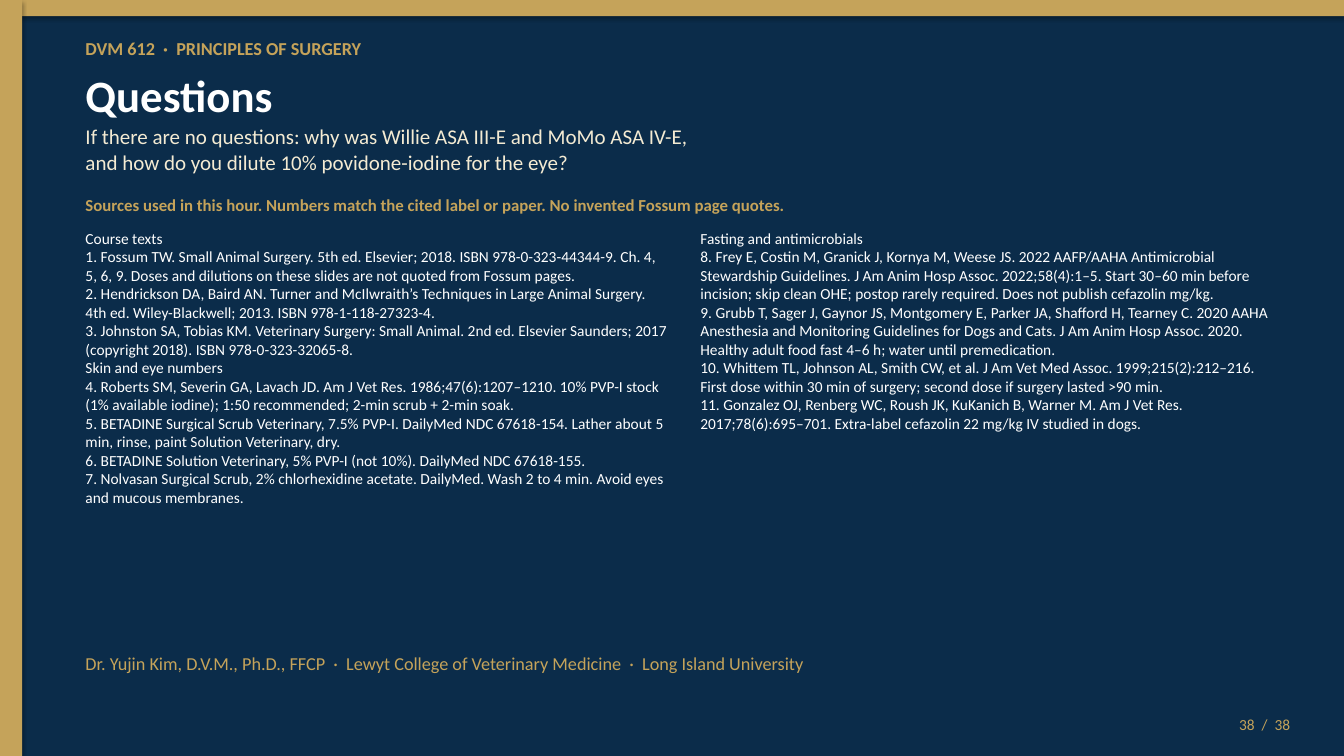
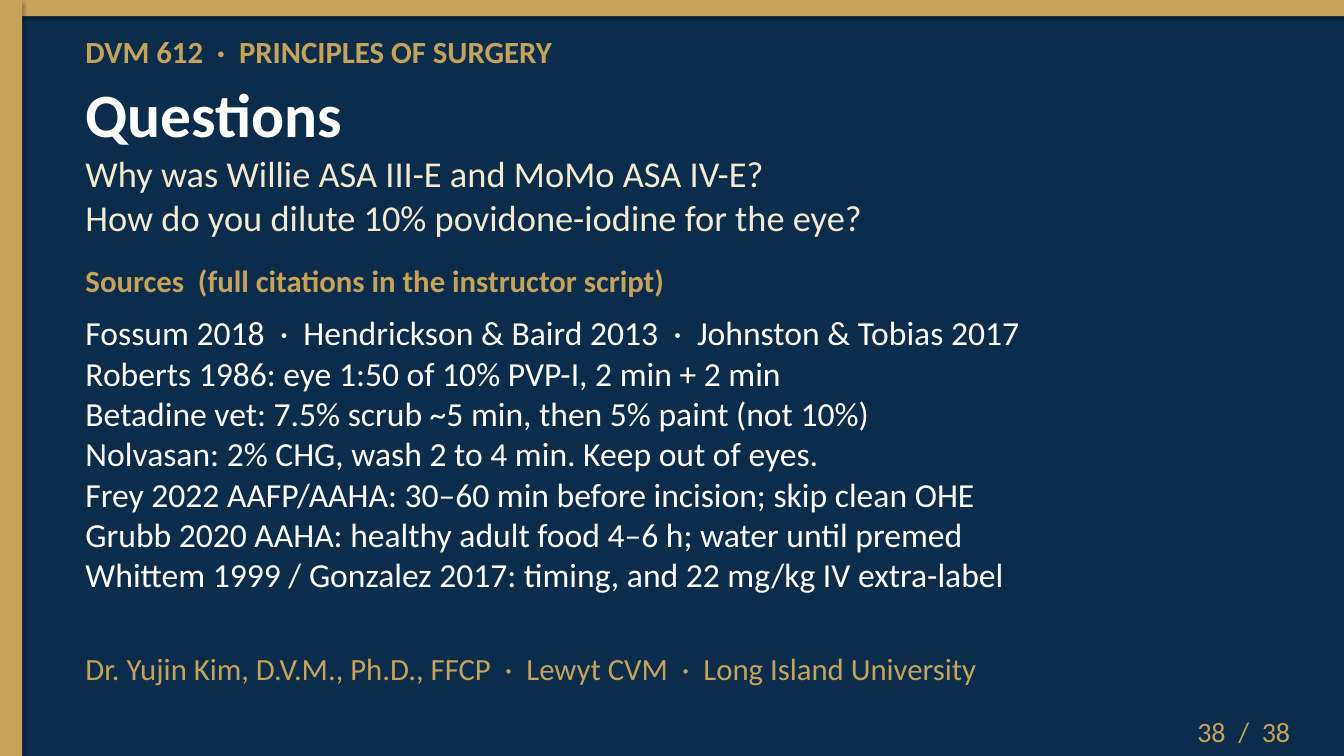
Before and after one commit to drkimvet/happycare, a slide deck: slide 38 of lectures/DVM-612_Week4_Preop_PatientPrep_Postop.pptx. Drawn at 1344x756 pixels with LibreOffice and Linux fonts; fonts in the diff are those of the drawing. Boxes give left, top, right and bottom in pixels: in the first picture for what was removed or moved away, otherwise in the second. Text is boxed around its words. In the diff, an @@ line names an element or a change of style, - is before the commit and + after.

```diff
--- a/lectures/DVM-612_Week4_Preop_PatientPrep_Postop.pptx
+++ b/lectures/DVM-612_Week4_Preop_PatientPrep_Postop.pptx
@@ text "DVM 612 · PRINCIPLES OF ..." at (85,42,552,63): size 13 to 22 pt @@
@@ text "Questions": place and size @@
-text "Questions" at (85,80,272,118)
+text "Questions" at (85,93,342,145)
@@ text "Questions" at (85,93,342,145): size 32 to 44 pt @@
@@ text at (85,161,862,237): text changed; size 15 to 26 pt @@
-If there are no questions: why was Willie ASA III-E and MoMo ASA IV-E,
-and how do you dilute 10% povidone-iodine for the eye?
+Why was Willie ASA III-E and MoMo ASA IV-E?
+How do you dilute 10% povidone-iodine for the eye?
@@ text removed at (700,233,1267,432) @@
-Fasting and antimicrobials
-8. Frey E, Costin M, Granick J, Kornya M, Weese JS. 2022 AAFP/AAHA Antimicrobial Stewardship Guidelines. J Am Anim Hosp Assoc. 2022;58(4):1–5. Start 30–60 min before incision; skip clean OHE; postop rarely required. Does not publish cefazolin mg/kg.
-9. Grubb T, Sager J, Gaynor JS, Montgomery E, Parker JA, Shafford H, Tearney C. 2020 AAHA Anesthesia and Monitoring Guidelines for Dogs and Cats. J Am Anim Hosp Assoc. 2020. Healthy adult food fast 4–6 h; water until premedication.
-10. Whittem TL, Johnson AL, Smith CW, et al. J Am Vet Med Assoc. 1999;215(2):212–216. First dose within 30 min of surgery; second dose if surgery lasted >90 min.
-11. Gonzalez OJ, Renberg WC, Roush JK, KuKanich B, Warner M. Am J Vet Res. 2017;78(6):695–701. Extra-label cefazolin 22 mg/kg IV studied in dogs.
@@ text at (85,269,664,297): text changed; size 12 to 22 pt @@
-Sources used in this hour. Numbers match the cited label or paper. No invented Fossum page quotes.
+Sources (full citations in the instructor script)
@@ text at (85,321,1019,593): text changed; size 11 to 24 pt @@
-Course texts
-1. Fossum TW. Small Animal Surgery. 5th ed. Elsevier; 2018. ISBN 978-0-323-44344-9. Ch. 4, 5, 6, 9. Doses and dilutions on these slides are not quoted from Fossum pages.
-2. Hendrickson DA, Baird AN. Turner and McIlwraith’s Techniques in Large Animal Surgery. 4th ed. Wiley-Blackwell; 2013. ISBN 978-1-118-27323-4.
-3. Johnston SA, Tobias KM. Veterinary Surgery: Small Animal. 2nd ed. Elsevier Saunders; 2017 (copyright 2018). ISBN 978-0-323-32065-8.
-Skin and eye numbers
-4. Roberts SM, Severin GA, Lavach JD. Am J Vet Res. 1986;47(6):1207–1210. 10% PVP-I stock (1% available iodine); 1:50 recommended; 2-min scrub + 2-min soak.
-5. BETADINE Surgical Scrub Veterinary, 7.5% PVP-I. DailyMed NDC 67618-154. Lather about 5 min, rinse, paint Solution Veterinary, dry.
-6. BETADINE Solution Veterinary, 5% PVP-I (not 10%). DailyMed NDC 67618-155.
-7. Nolvasan Surgical Scrub, 2% chlorhexidine acetate. DailyMed. Wash 2 to 4 min. Avoid eyes and mucous membranes.
+Fossum 2018 · Hendrickson & Baird 2013 · Johnston & Tobias 2017
+Roberts 1986: eye 1:50 of 10% PVP-I, 2 min + 2 min
+Betadine vet: 7.5% scrub ~5 min, then 5% paint (not 10%)
+Nolvasan: 2% CHG, wash 2 to 4 min. Keep out of eyes.
+Frey 2022 AAFP/AAHA: 30–60 min before incision; skip clean OHE
+Grubb 2020 AAHA: healthy adult food 4–6 h; water until premed
+Whittem 1999 / Gonzalez 2017: timing, and 22 mg/kg IV extra-label
@@ text at (85,658,976,686): text changed; size 13 to 22 pt @@
-Dr. Yujin Kim, D.V.M., Ph.D., FFCP · Lewyt College of Veterinary Medicine · Long Island University
+Dr. Yujin Kim, D.V.M., Ph.D., FFCP · Lewyt CVM · Long Island University
@@ text "38 / 38": place and size @@
-text "38 / 38" at (1239,719,1291,730)
+text "38 / 38" at (1197,723,1290,742)
@@ text "38 / 38" at (1197,723,1290,742): size 11 to 20 pt; vertical alignment top to middle @@
```
Also in this commit, not shown: 37 other slides changed, 2 other files.
